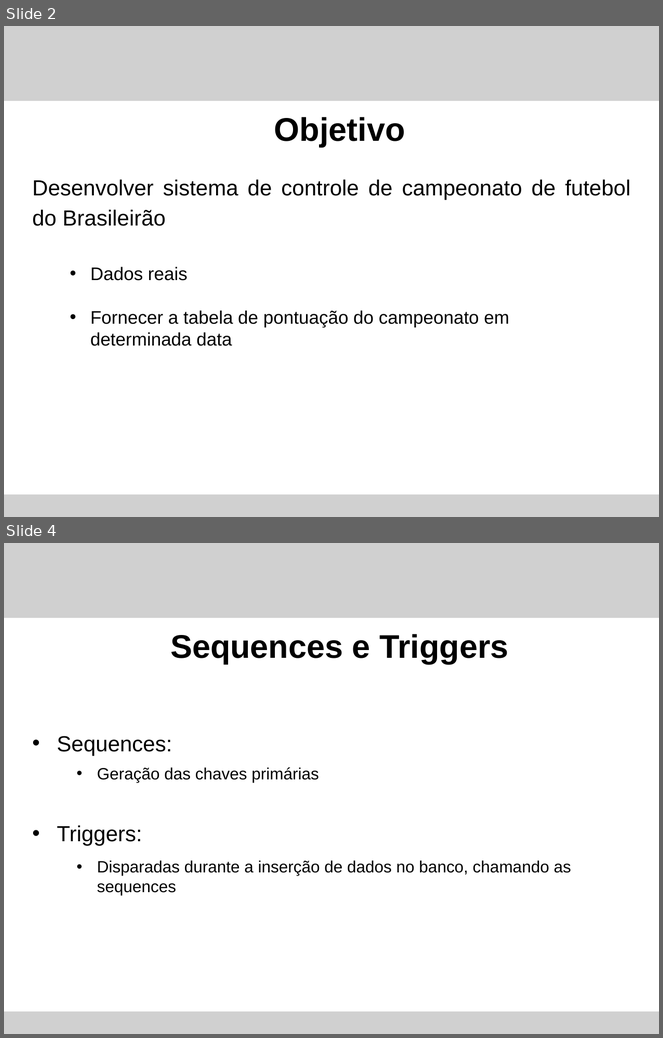
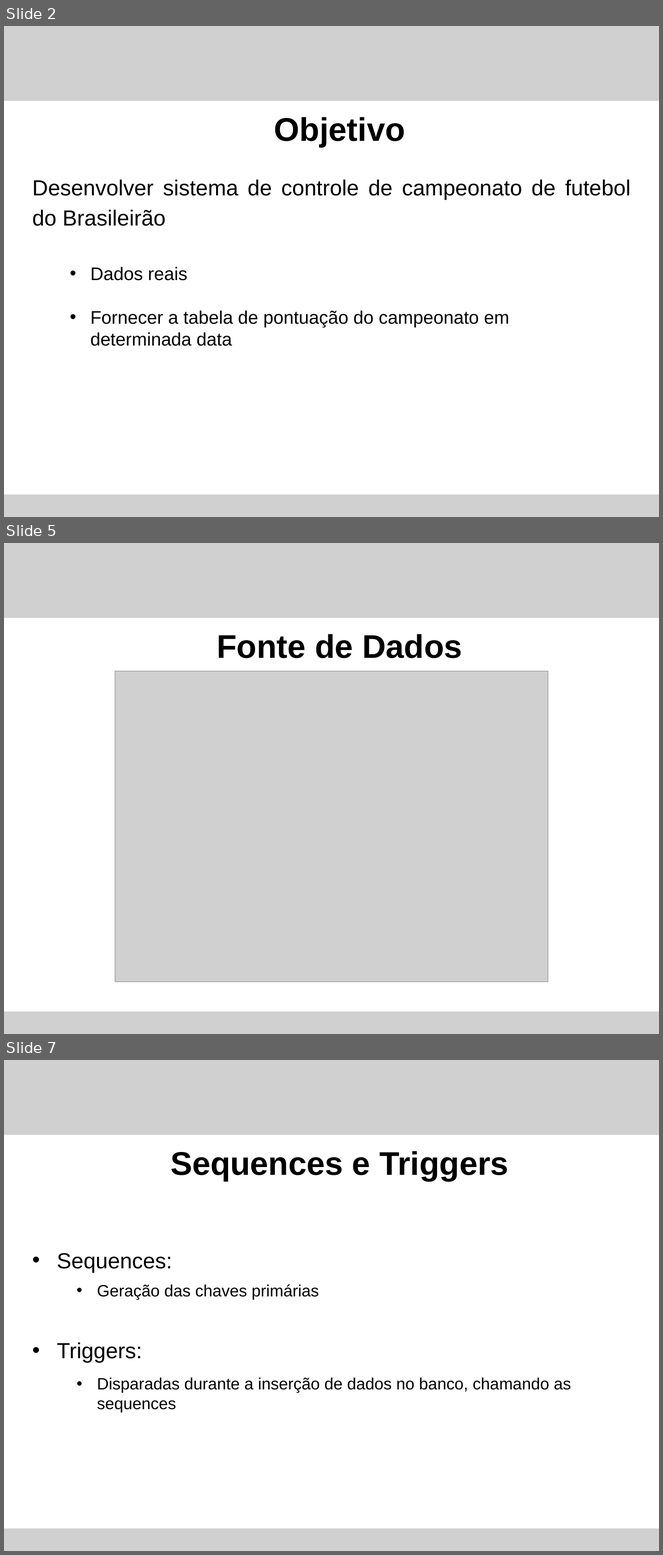
Before and after one commit to tomiokaPedro/POTIGUA_TOMIOKA, a slide deck: Trabalho_final/apresentacao.pptx. Shown one above the other, each under a label of ours: slides 2 and 4 before the commit, slides 2, 5 and 7 after it; the slides between them are not shown. The pictures are 663x1038 and 663x1555 pixels, drawn with LibreOffice and Linux fonts; fonts in the diff are those of the drawing; grey boxes stand for pictures. Boxes give left, top, right and bottom in pixels: in the first picture for what was removed or moved away, otherwise in the second. Text is boxed around its words. In the diff, an @@ line names an element or a change of style, - is before the commit and + after.

```diff
--- a/Trabalho_final/apresentacao.pptx
+++ b/Trabalho_final/apresentacao.pptx
@@ slide 5 added at bbox=[4, 543, 659, 1034], background #FFFFFF @@
@@ picture added at bbox=[4, 543, 659, 618] @@
@@ title added at bbox=[217, 634, 462, 658], 36 pt, text #000000, bold @@
+Fonte de Dados
@@ picture added at bbox=[115, 671, 548, 982] @@
@@ picture added at bbox=[4, 1012, 659, 1034] @@
@@ what was slide 4 is now slide 7 @@
```
Also in this commit, not shown: 2 slides changed, 4 other slides added, 6 other files.
